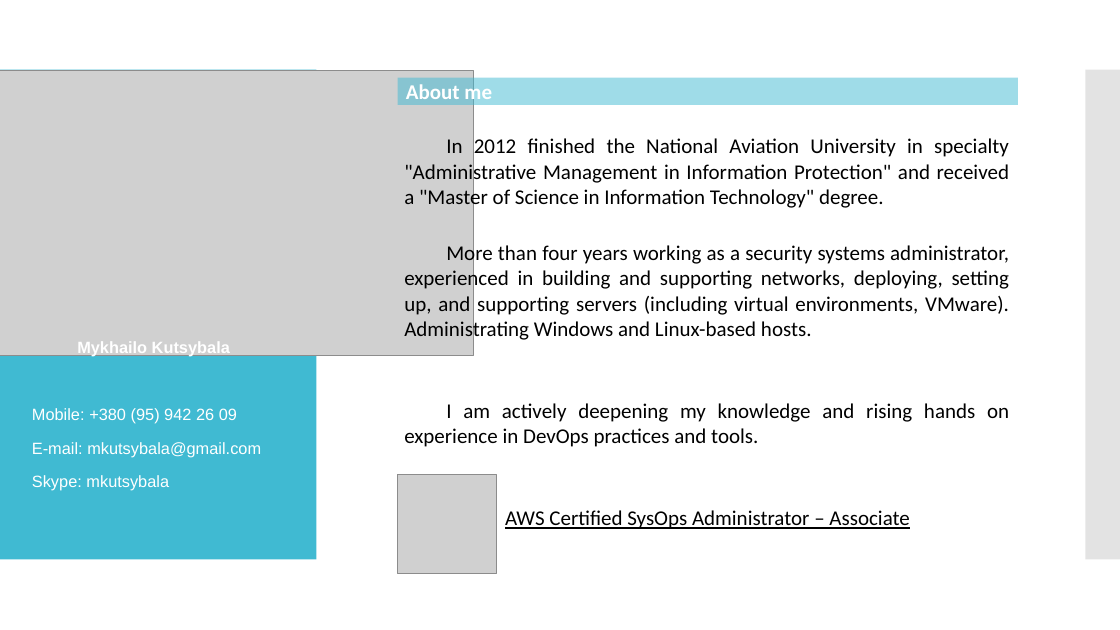
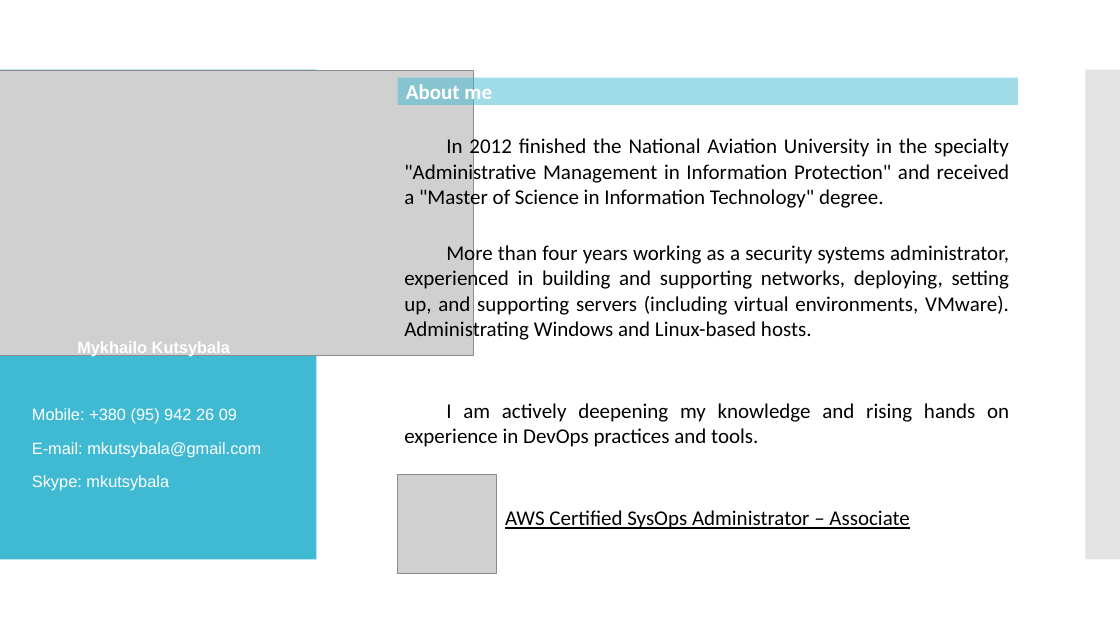
Before and after one commit to mkutsybala/EPAM-Project-v3, a slide deck: slide 2 of FinalProject_MykhailoKutsybala.pptx. Drawn at 1120x630 pixels with LibreOffice and Linux fonts; fonts in the diff are those of the drawing; grey boxes stand for pictures. Boxes give left, top, right and bottom in pixels: in the first picture for what was removed or moved away, otherwise in the second. Text is boxed around its words. In the diff, an @@ line names an element or a change of style, - is before the commit and + after.

```diff
--- a/FinalProject_MykhailoKutsybala.pptx
+++ b/FinalProject_MykhailoKutsybala.pptx
@@ text at bbox=[404, 136, 1009, 210]: text changed @@
-In 2012 finished the National Aviation University in specialty "Administrative Management in Information Protection" and received a "Master of Science in Information Technology" degree.
+In 2012 finished the National Aviation University in the specialty "Administrative Management in Information Protection" and received a "Master of Science in Information Technology" degree.
```
Also in this commit, not shown: 2 other slides changed.
